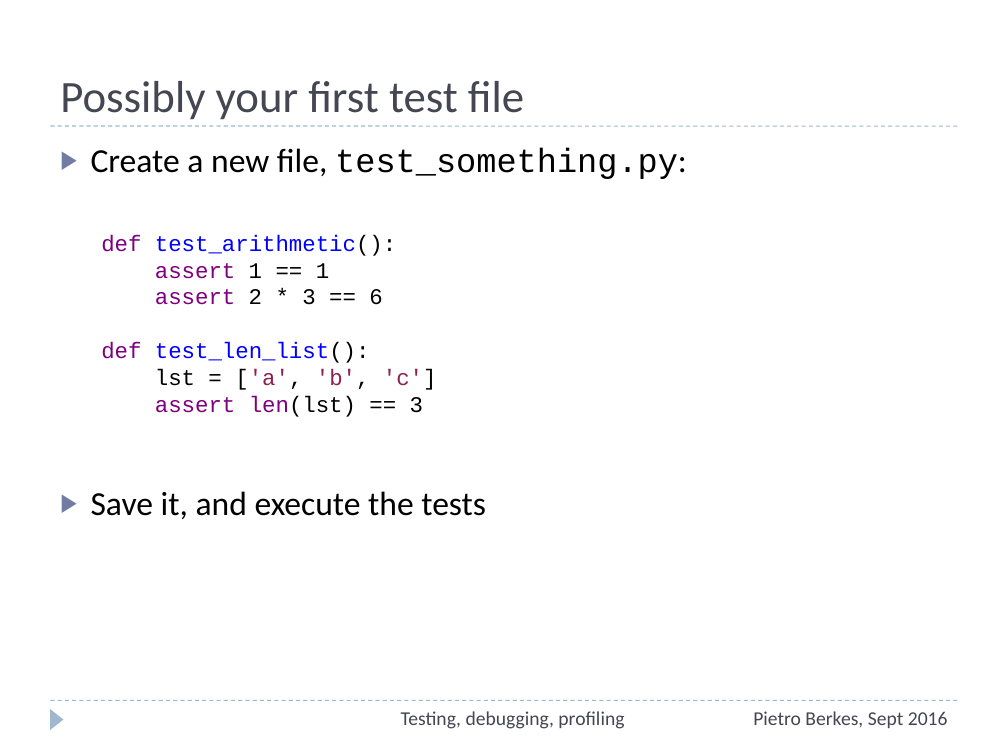
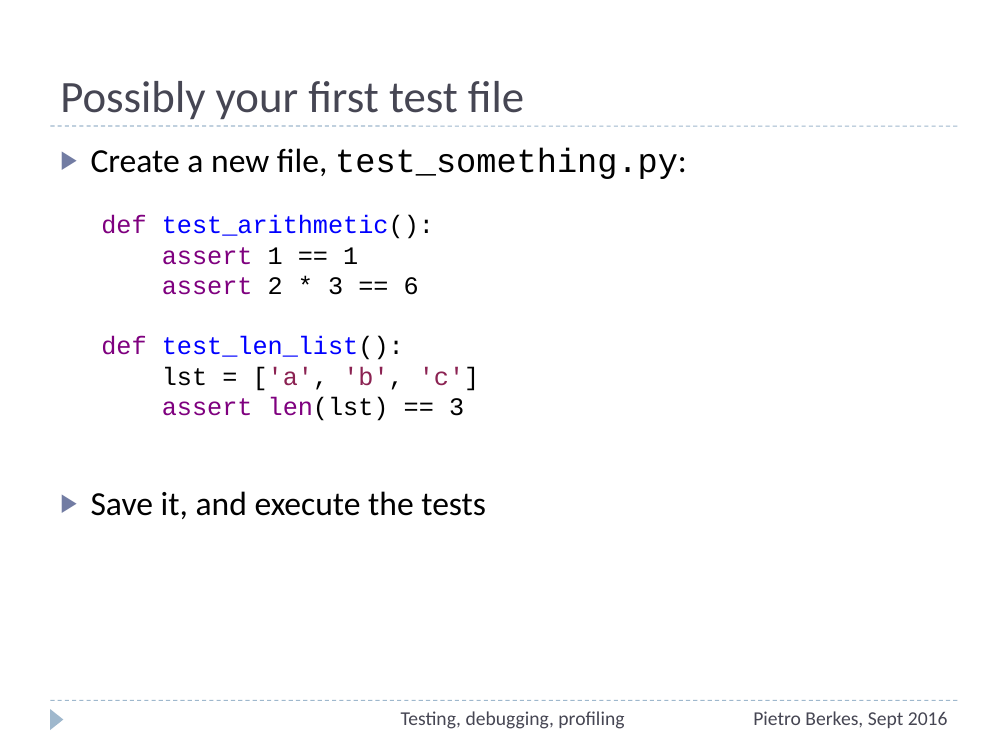
Before and after one commit to ASPP/testing_debugging_profiling, a slide deck: slide 21 of testing-debugging-profiling.pptx. Drawn at 1008x756 pixels with LibreOffice and Linux fonts; fonts in the diff are those of the drawing. Boxes give left, top, right and bottom in pixels: in the first picture for what was removed or moved away, otherwise in the second. Text is boxed around its words. In the diff, an @@ line names an element or a change of style, - is before the commit and + after.

```diff
--- a/testing-debugging-profiling.pptx
+++ b/testing-debugging-profiling.pptx
@@ text "def test_arithmetic(): assert 1 == ...": place and size @@
-text "def test_arithmetic(): assert 1 == ..." at box(101, 235, 437, 417)
+text "def test_arithmetic(): assert 1 == ..." at box(101, 215, 479, 421)
@@ text "def test_arithmetic(): assert 1 == ..." at box(101, 215, 479, 421): size 16 to 18 pt @@
```
Also in this commit, not shown: 3 other slides changed, 1 other file.
